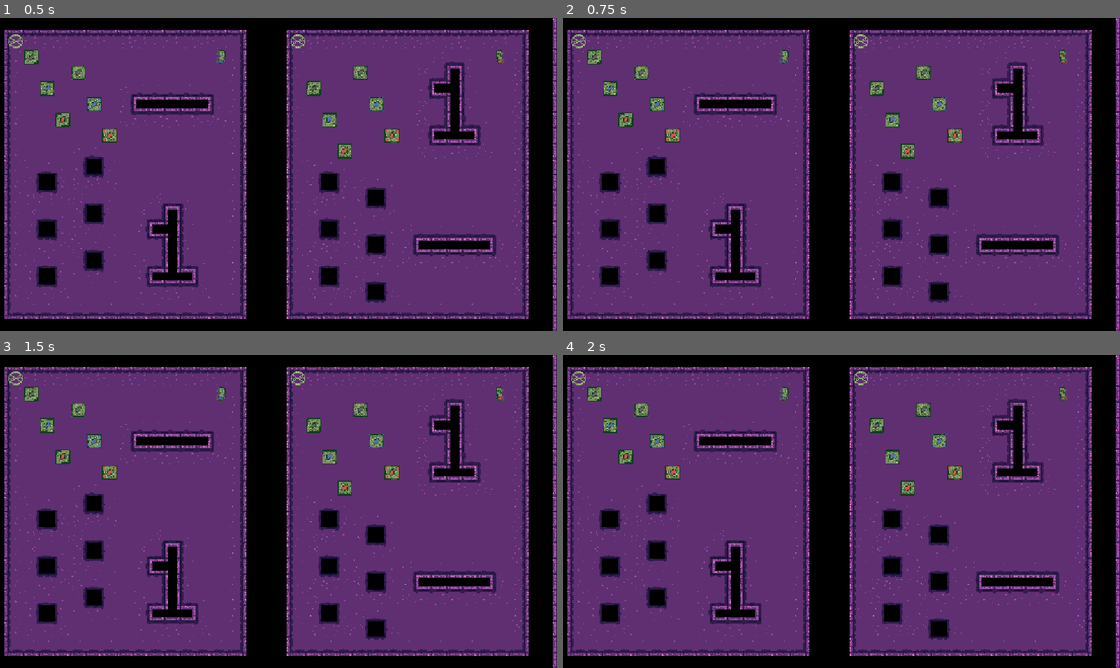
Above: before the commit, frames 1-4 (two rows, left to right).
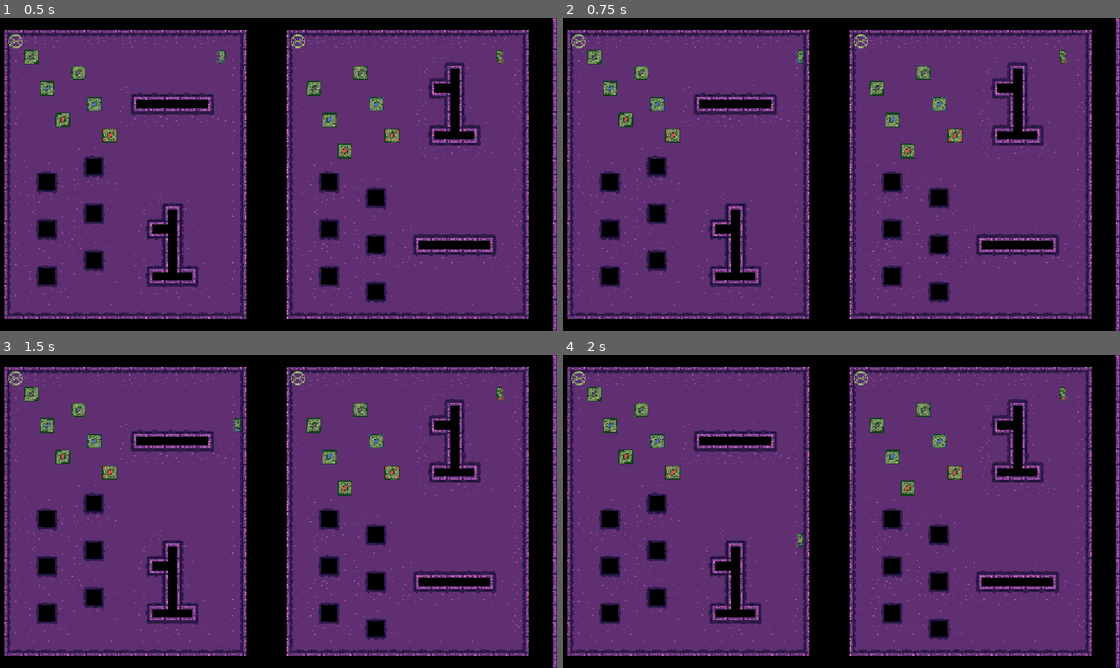
Above: after the commit, the same moments.

Repository: whitsettbe/kcol-f26-gamedevproj-cb
Game: Godot game, scene res://scenes/multilevel.tscn
The game is run twice, just before and just after one commit, with the same random seed, the same clock (stepped at 60 frames per second) and the same inputs.
Inputs:
- Up to frame 1 (0.5 s): no input
- Up to frame 2 (0.75 s): tap Enter at 0.5 s; hold D (L_right) from 0.53 s (still down); hold Shift (undo) from 0.53 s (still down)
- Up to frame 3 (1.5 s): tap Space (restart) at 1.25 s; release D (L_right) at 1.28 s; release Shift (undo) at 1.28 s; hold S (L_down) from 1.28 s (still down); tap Shift (undo) at 1.35 s
- Up to frame 4 (2 s): keep holding S (L_down)

Frame 1 is identical in both runs. In frame 2, 0.1% of the frame differs, in the area x 38-44%, y 10-15%; in frame 3, 0.1%, in the area x 38-44%, y 10-25%; in frame 4, 0.1%.

Commit message:
Allow keys to be held down
Both players can choose whether to run or not simultaneously, operating independently. If one player runs and another doesn't, the non-running player may have some events dropped, but this does not appear to be a software issue (i.e. keyboard drivers may be to blame).

Diff:
--- a/TornAsunder/levels/level_block_manager.gd
+++ b/TornAsunder/levels/level_block_manager.gd
@@ -19,6 +19,11 @@
 signal level_reset_requested
 var solid_invariant_tracker : int
 
+# Set up timeouts for input duplication
+var input_timeouts = Dictionary()
+	# direction action -> seconds until usable
+const INPUT_ECHO_DELAY = 0.5 # seconds
+
 
 # Called when the node enters the scene tree for the first time.
 func _ready() -> void:
@@ -29,6 +34,10 @@
 		# Listen for when players land on the exits
 		$EXIT_L.connect("player_on_exit", _on_player_on_exit)
 		$EXIT_R.connect("player_on_exit", _on_player_on_exit)
+
+		# Set up input timeouts
+		for dir in Block.inputs.keys():
+			input_timeouts[dir] = 0
 
 
 # Called every frame. 'delta' is the elapsed time since the previous frame.
@@ -42,16 +51,42 @@
 		if not state_is_safe():
 			emit_signal("state_undo_requested")
 
+		# Update time until each input is usable
+		for dir in Block.inputs.keys():
+			if Input.is_action_pressed(dir):
+				input_timeouts[dir] -= delta
+			else:
+				# Mark this input as usable,
+				#  but not part of a run (looks to not have
+				#  been pressed in a while, with
+				#  -INPUT_ECHO_DELAY as the sentinel value)
+				input_timeouts[dir] = -INPUT_ECHO_DELAY
+
+		# Check for player inputs, if the tree is not paused
+		if Input.is_anything_pressed() and not get_tree().paused:
+			handle_key_input()
+
 
 # Pass keyboard inputs to the player (during game)
-func _unhandled_key_input(event: InputEvent) -> void:
+func handle_key_input() -> void:
 
 	var state_pushed = false
 	var move_succeeded = false
 
 	if not Engine.is_editor_hint():
 		for dir in Block.inputs.keys():
-			if event.is_action_pressed(dir):
+			if Input.is_action_pressed(dir):
+				# If not allowed to process this action yet,
+				#  skip it.
+				if input_timeouts[dir] > 0:
+					continue
+
+				# Reset the input timer, with quicker timing
+				#  if the key seems to have been held down.
+				if input_timeouts[dir] <= -INPUT_ECHO_DELAY:
+					input_timeouts[dir] = INPUT_ECHO_DELAY
+				else:
+					input_timeouts[dir] = GridArea2D.PUSH_DURATION
 
 				# Push the current state to the undo stack
 				if not state_pushed:
@@ -80,11 +115,11 @@
 			emit_signal("state_drop_requested")
 
 		# Handle undo if requested by user
-		if event.is_action_pressed("undo"):
+		if Input.is_action_just_pressed("undo"):
 			emit_signal("state_undo_requested")
 
 		# Handle level restart if requested by user
-		if event.is_action_pressed("restart"):
+		if Input.is_action_just_pressed("restart"):
 			emit_signal("level_reset_requested")
 
 
